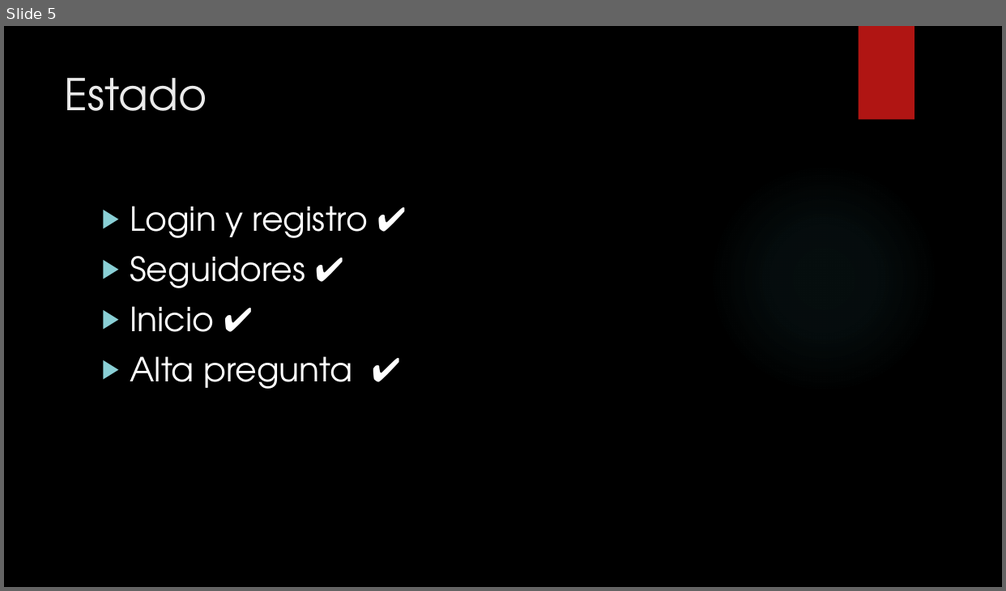
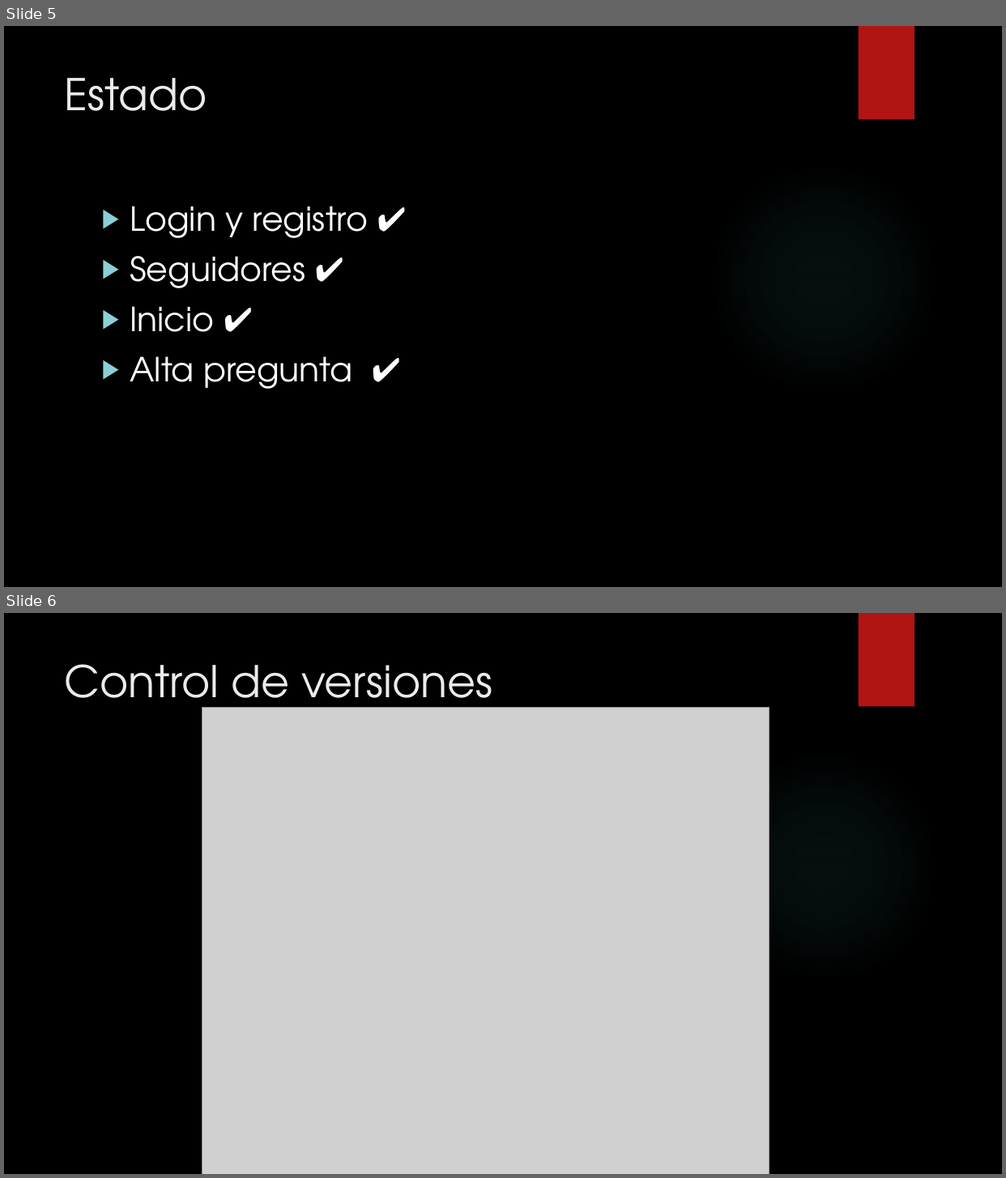
Before and after one commit to sitorzz/FastwerRepository, a slide deck: Presentación.pptx. Shown one above the other, each under a label of ours: slide 5 before the commit, slides 5 and 6 after it. The pictures are 1006x591 and 1006x1178 pixels, drawn with LibreOffice and Linux fonts; fonts in the diff are those of the drawing; grey boxes stand for pictures; background and template pictures are left out. Boxes give left, top, right and bottom in pixels: in the first picture for what was removed or moved away, otherwise in the second. Text is boxed around its words. In the diff, an @@ line names an element or a change of style, - is before the commit and + after.

```diff
--- a/Presentación.pptx
+++ b/Presentación.pptx
@@ slide 6 added at (4, 613, 1002, 1174), background picture (left out); not listed: 2 template elements that a slide beside it also shows @@
@@ title added at (65, 664, 492, 717), 42 pt, text #EBEBEB @@
+Control de versiones
@@ picture added at (202, 707, 769, 1174) @@
```
Also in this commit, not shown: 3 slides changed, 1 other slide added, 3 slides removed.
